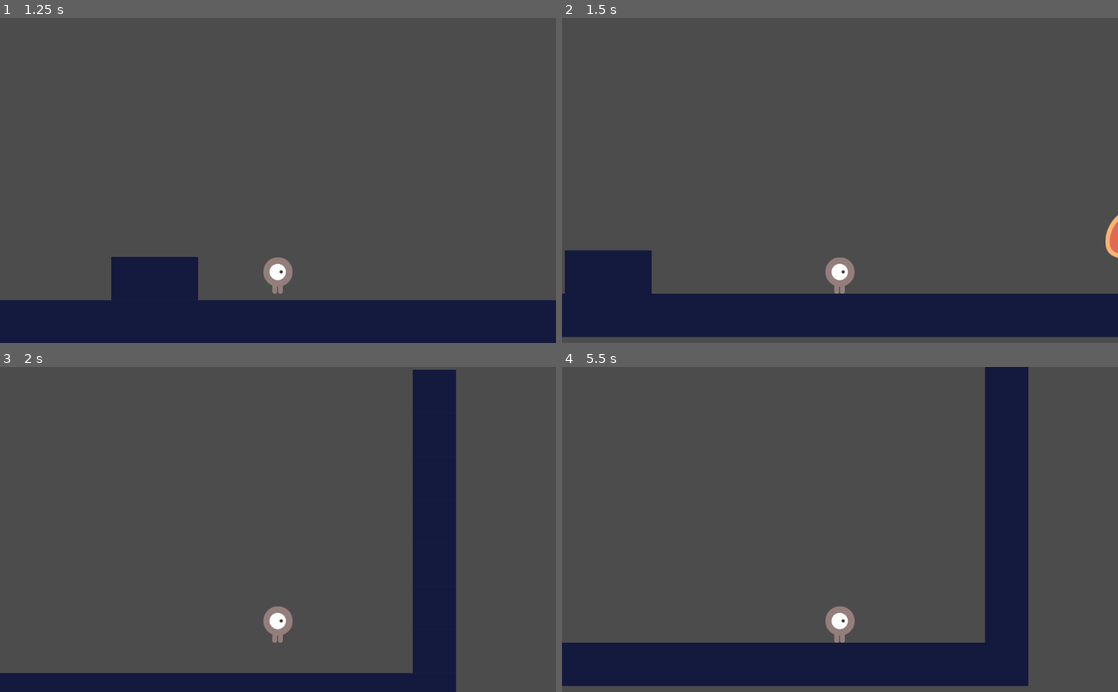
Above: before the commit, frames 1-4 (two rows, left to right).
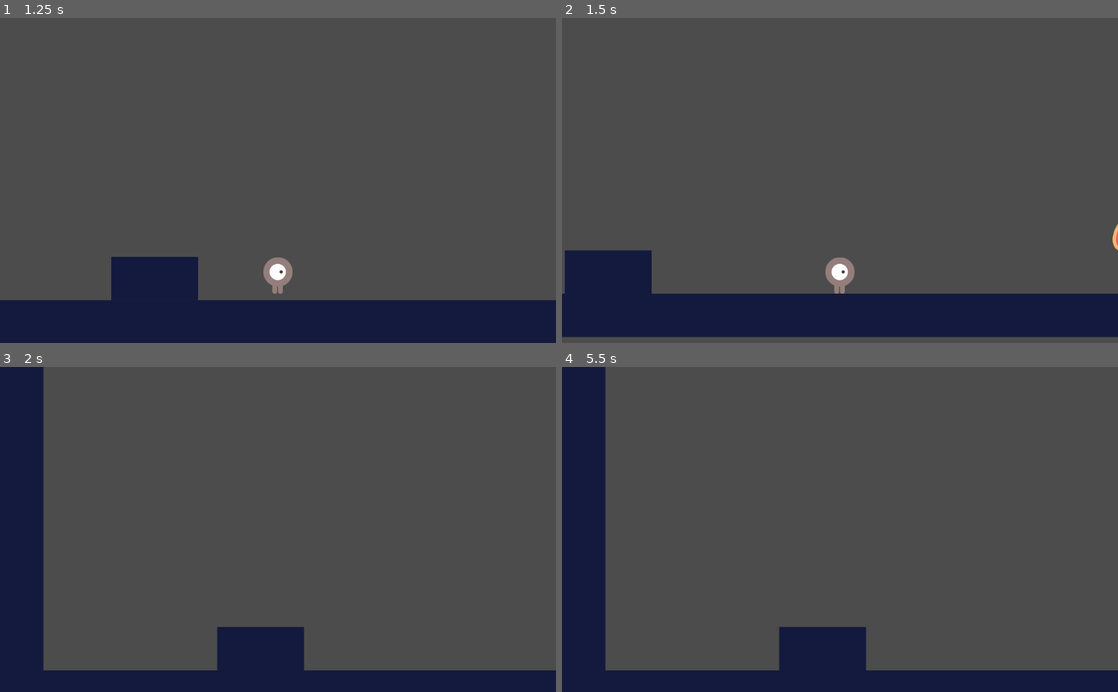
Above: after the commit, the same moments.

Repository: MichelleFuncke/test-games
Game: Godot game, scene res://src/Levels/LevelTemplate.tscn
Two runs of this game, one before a commit and one after it. Both use one fixed random seed, a clock stepped at 60 frames per second and the inputs below.
Inputs:
- Up to frame 1 (1.25 s): hold D (move_right) from 0.53 s (still down); tap W (jump) at 0.77 s
- Up to frame 2 (1.5 s): keep holding D (move_right)
- Up to frame 3 (2 s): keep holding D (move_right); tap W (jump) at 1.52 s
- Up to frame 4 (5.5 s): release D (move_right) at 2.03 s; hold A (move_left) 2.03-2.78 s; hold D (move_right) 2.78-4.28 s; tap W (jump) at 3.02, 3.77, 4.52 s; hold A (move_left) 4.28-5.03 s; hold D (move_right) from 5.03 s (still down)

Frame 1 is identical in both runs. In frame 2, 0.2% of the frame differs, in the area x 97-100%, y 60-74%; in frame 3, 19%; in frame 4, 22%, in the area x 0-100%, y 0-100%.

Commit message:
feat: finally fixed my enemy-player interactions

Diff:
--- a/basic-platformer/src/Actors/Enemy.tscn
+++ b/basic-platformer/src/Actors/Enemy.tscn
@@ -15,11 +15,12 @@
 extents = Vector2( 41.9875, 32.4265 )
 
 [sub_resource type="RectangleShape2D" id=3]
-extents = Vector2( 56.6934, 6.25839 )
+extents = Vector2( 46.5514, 9.04744 )
 
 [node name="Enemy" type="KinematicBody2D"]
+scale = Vector2( 0.75, 0.75 )
 collision_layer = 2
-collision_mask = 9
+collision_mask = 8
 script = ExtResource( 1 )
 
 [node name="AnimatedSprite" type="AnimatedSprite" parent="."]
@@ -43,6 +44,6 @@
 collision_layer = 2
 
 [node name="CollisionShape2D" type="CollisionShape2D" parent="StompDetector"]
-position = Vector2( -0.253555, -16.4807 )
+position = Vector2( -1.26775, -19.5233 )
 shape = SubResource( 3 )
 [connection signal="body_entered" from="StompDetector" to="." method="_on_StompDetector_body_entered"]
--- a/basic-platformer/src/Actors/Player.gd
+++ b/basic-platformer/src/Actors/Player.gd
@@ -6,8 +6,10 @@
 func _on_EnemyDetector_area_entered(area: Area2D) -> void:
 	_velocity = calculate_stomp_velocity(_velocity, stomp_impulse)
 
+
 func _on_EnemyDetector_body_entered(body: PhysicsBody2D) -> void:
 	queue_free()
+
 
 func _physics_process(delta: float) -> void:
 	var is_jump_interrupted: = Input.is_action_just_released("jump") and _velocity.y < 0.0
--- a/basic-platformer/src/Levels/LevelTemplate.tscn
+++ b/basic-platformer/src/Levels/LevelTemplate.tscn
@@ -14,8 +14,8 @@
 format = 1
 tile_data = PoolIntArray( 0, 0, 0, 19, 0, 0, 65536, 0, 0, 65555, 0, 0, 131072, 0, 0, 131091, 0, 0, 196608, 0, 0, 196627 …(400 unchanged characters)…
 
+[node name="Enemy" parent="." instance=ExtResource( 3 )]
+position = Vector2( 1454.44, 448.017 )
+
 [node name="Player" parent="." instance=ExtResource( 1 )]
 position = Vector2( 273.815, 117.153 )
-
-[node name="Enemy" parent="." instance=ExtResource( 3 )]
-position = Vector2( 1454.44, 448.017 )
